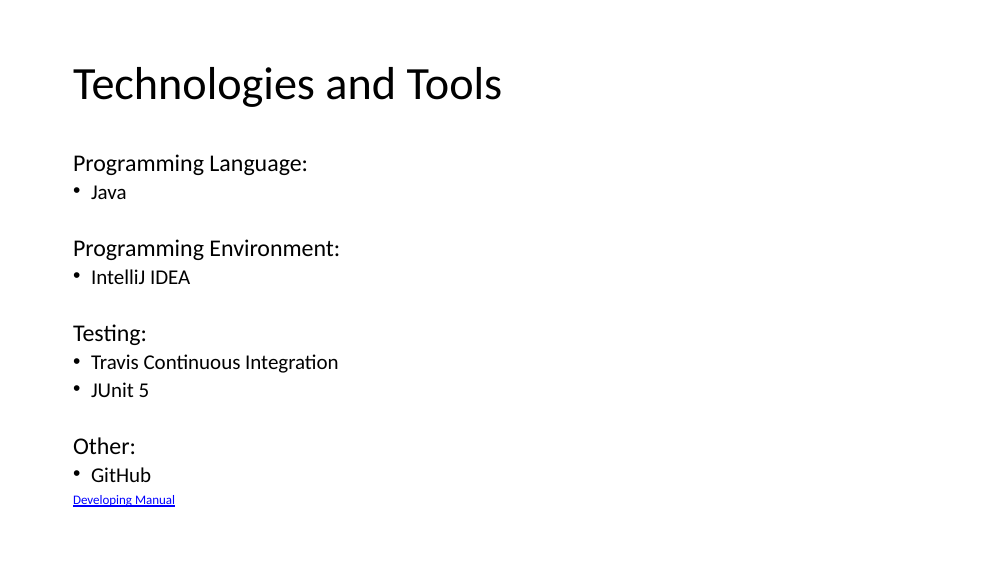
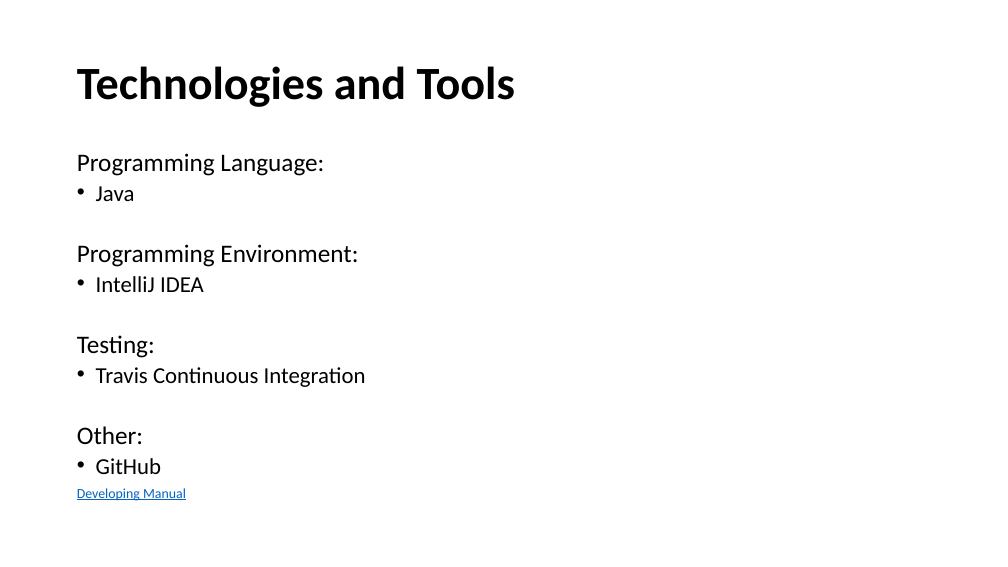
Before and after one commit to Chris-Schaffer/cs414-f18-001-stringCheese, a slide deck: slide 11 of Documents P3/CS 414 Rollerball Project 03.pptx (slide 14 before the commit). Drawn at 1008x567 pixels with LibreOffice and Linux fonts; fonts in the diff are those of the drawing. Boxes give left, top, right and bottom in pixels: in the first picture for what was removed or moved away, otherwise in the second. Text is boxed around its words. In the diff, an @@ line names an element or a change of style, - is before the commit and + after.

```diff
--- a/Documents P3/CS 414 Rollerball Project 03.pptx
+++ b/Documents P3/CS 414 Rollerball Project 03.pptx
@@ title "Technologies and Tools" at (77,66,515,107): bold on @@
@@ text "Programming Language:" at (77,153,366,501): size 22.8 to 24 pt in "Programming Language:", "Programming Environment:", "Testing:", "Other:"; size 19.9 to 21.7 pt in "Java", "IntelliJ IDEA", "Travis Continuous Integration", "GitHub"; size 12.3 to 13.2 pt, text colour #0000FF to #0563C1 in "Developing Manual"; line spacing 0.72 to 0.7; more space between paragraphs; indent changed @@
@@ text at (91,382,150,397): paragraph removed @@
-• JUnit 5
```
Also in this commit, not shown: 9 other slides changed, 3 slides removed.
